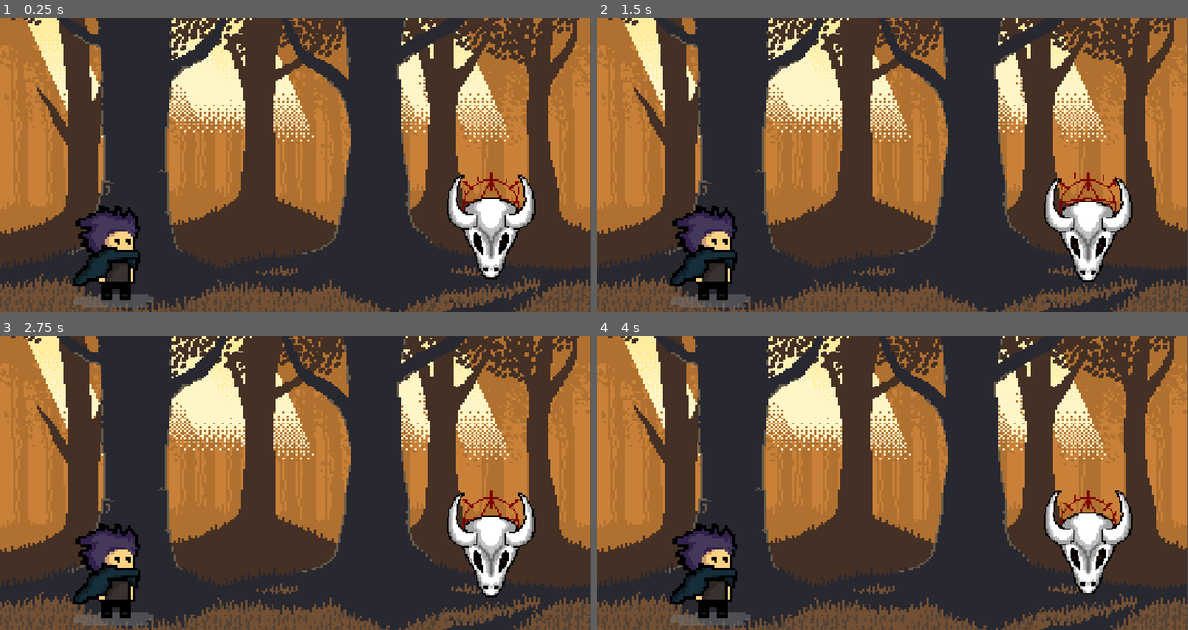
Above: before the commit, frames 1-4 (two rows, left to right).
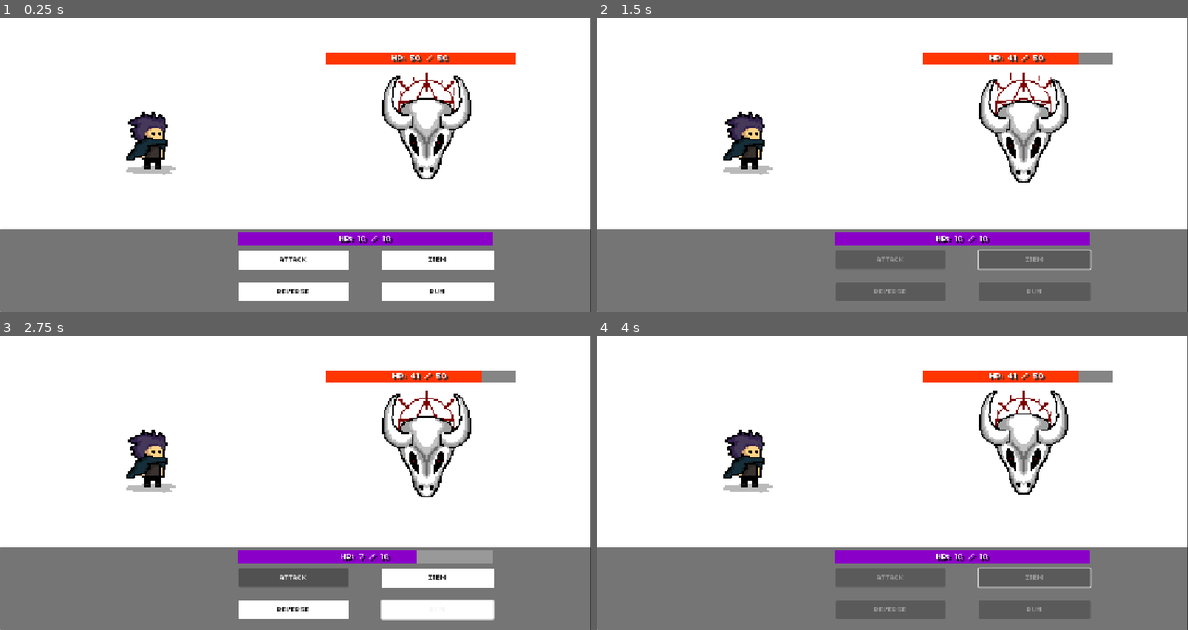
Above: after the commit, the same moments.

Repository: MDigga/GameVarJam
Game: Godot game, scene res://scenes/src/battle.tscn
Same seed, same stepped clock (60 frames per second), same inputs: the game is played once before the commit and once after it. This scene is started directly instead of the project's main scene.
Inputs (mouse positions are in pixels of both pictures, inside the frame that each line leads up to):
- Up to frame 1 (0.25 s): no input
- Up to frame 2 (1.5 s): click (892, 259) at 0.5 s, where only the run after the commit has a clickable "ATTACK"; tap Enter (ui_accept) at 1.25 s; hold Right (right) from 1.28 s (still down)
- Up to frame 3 (2.75 s): tap Enter (ui_accept) at 1.52, 2.27 s; release Right (right) at 2.03 s; hold Down (down) from 2.03 s (still down)
- Up to frame 4 (4 s): release Down (down) at 2.75 s; click (1034, 577) at 2.75 s, where only the run after the commit has a clickable "ITEM"; hold Right (right) from 3.53 s (still down)

The runs differ from the first frame. In frame 1, 99% of the frame differs, in the area x 0-100%, y 0-100%; in frame 2, 99%; in frame 3, 99%; in frame 4, 99%.

Commit message:
Reverted battle scene

Diff:
--- a/scenes/src/battle.tscn
+++ b/scenes/src/battle.tscn
@@ -1,8 +1,11 @@
 [gd_scene format=3 uid="uid://bfworhvvjwvjd"]
 
-[ext_resource type="Texture2D" uid="uid://b8vvk08784aid" path="res://assets/images/background/forest_background.png" id="1_q3ami"]
+[ext_resource type="Script" uid="uid://bk2i2a2hwb0m" path="res://scripts/battle.gd" id="1_lqisg"]
+[ext_resource type="Texture2D" uid="uid://dkgmqss3fj6cb" path="res://assets/images/background/white.png" id="1_snas4"]
 [ext_resource type="Texture2D" uid="uid://dovib5dxvhtms" path="res://assets/images/things/zariel_Boss.png" id="2_dg228"]
 [ext_resource type="Texture2D" uid="uid://babtlwjuf2mj6" path="res://assets/images/player/David_idle_3.png" id="3_dg228"]
+[ext_resource type="FontFile" uid="uid://cgdoluxypsy5" path="res://assets/fonts/04B_03__.TTF" id="3_tv4lo"]
+[ext_resource type="Texture2D" uid="uid://sbfwpbtobiua" path="res://assets/images/things/attacks.png" id="5_lqisg"]
 
 [sub_resource type="AtlasTexture" id="AtlasTexture_q3ami"]
 atlas = ExtResource("2_dg228")
@@ -47,6 +50,12 @@
 "speed": 5.0
 }]
 
+[sub_resource type="StyleBoxFlat" id="StyleBoxFlat_g4v7s"]
+bg_color = Color(0.5227242, 0.5227243, 0.5227241, 1)
+
+[sub_resource type="StyleBoxFlat" id="StyleBoxFlat_yf5fn"]
+bg_color = Color(1, 0.21176471, 0, 1)
+
 [sub_resource type="AtlasTexture" id="AtlasTexture_lm72g"]
 atlas = ExtResource("3_dg228")
 region = Rect2(0, 0, 64, 64)
@@ -97,6 +106,57 @@
 "speed": 5.0
 }]
 
+[sub_resource type="AtlasTexture" id="AtlasTexture_sltpd"]
+atlas = ExtResource("5_lqisg")
+region = Rect2(256, 64, 64, 64)
+
+[sub_resource type="AtlasTexture" id="AtlasTexture_r0uq2"]
+atlas = ExtResource("5_lqisg")
+region = Rect2(192, 64, 64, 64)
+
+[sub_resource type="AtlasTexture" id="AtlasTexture_urqbx"]
+atlas = ExtResource("5_lqisg")
+region = Rect2(128, 64, 64, 64)
+
+[sub_resource type="AtlasTexture" id="AtlasTexture_8i4d0"]
+atlas = ExtResource("5_lqisg")
+region = Rect2(64, 64, 64, 64)
+
+[sub_resource type="AtlasTexture" id="AtlasTexture_1oqyg"]
+atlas = ExtResource("5_lqisg")
+region = Rect2(0, 64, 64, 64)
+
+[sub_resource type="SpriteFrames" id="SpriteFrames_57qmd"]
+animations = [{
+"frames": [{
+"duration": 1.0,
+"texture": SubResource("AtlasTexture_sltpd")
+}, {
+"duration": 1.0,
+"texture": SubResource("AtlasTexture_r0uq2")
+}, {
+"duration": 1.0,
+"texture": SubResource("AtlasTexture_urqbx")
+}, {
+"duration": 1.0,
+"texture": SubResource("AtlasTexture_8i4d0")
+}, {
+"duration": 1.0,
+"texture": SubResource("AtlasTexture_1oqyg")
+}],
+"loop": 0,
+"name": &"default",
+"speed": 8.0
+}]
+
+[sub_resource type="StyleBoxFlat" id="StyleBoxFlat_57qmd"]
+
+[sub_resource type="StyleBoxFlat" id="StyleBoxFlat_d0u6y"]
+bg_color = Color(0.5401144, 0.0022592575, 0.7882845, 1)
+
+[sub_resource type="StyleBoxFlat" id="StyleBoxFlat_snas4"]
+bg_color = Color(1, 1, 1, 1)
+
 [node name="Battle" type="Control" unique_id=258725910]
 layout_mode = 3
 anchors_preset = 15
@@ -104,21 +164,173 @@
 anchor_bottom = 1.0
 grow_horizontal = 2
 grow_vertical = 2
+script = ExtResource("1_lqisg")
 
 [node name="Background" type="TextureRect" parent="." unique_id=1016676568]
 layout_mode = 0
 offset_right = 1180.0
 offset_bottom = 590.0
-texture = ExtResource("1_q3ami")
-
-[node name="Enemy" type="AnimatedSprite2D" parent="." unique_id=1018460420]
-position = Vector2(982.00006, 439.00003)
+texture = ExtResource("1_snas4")
+
+[node name="VBoxContainer" type="VBoxContainer" parent="." unique_id=1888269379]
+layout_mode = 1
+anchors_preset = 15
+anchor_right = 1.0
+anchor_bottom = 1.0
+offset_left = 651.0
+offset_top = 69.0
+offset_right = -150.19995
+offset_bottom = -193.0
+grow_horizontal = 2
+grow_vertical = 2
+
+[node name="Enemy" type="AnimatedSprite2D" parent="VBoxContainer" unique_id=1018460420]
+position = Vector2(202, 171)
 scale = Vector2(2.9650002, 2.9650002)
 sprite_frames = SubResource("SpriteFrames_g4v7s")
 autoplay = "default"
 
-[node name="Player" type="AnimatedSprite2D" parent="." unique_id=468563466]
-position = Vector2(224, 474)
-scale = Vector2(5.234375, 5.234375)
+[node name="EnemyHealthBar" type="ProgressBar" parent="VBoxContainer" unique_id=1462514568]
+custom_minimum_size = Vector2(0, 24)
+layout_mode = 2
+theme_override_colors/font_color = Color(0.9490196, 0.9490196, 0.9490196, 0)
+theme_override_styles/background = SubResource("StyleBoxFlat_g4v7s")
+theme_override_styles/fill = SubResource("StyleBoxFlat_yf5fn")
+value = 50.0
+
+[node name="EnemyHP" type="Label" parent="VBoxContainer/EnemyHealthBar" unique_id=2142182078]
+layout_mode = 1
+anchors_preset = 15
+anchor_right = 1.0
+anchor_bottom = 1.0
+grow_horizontal = 2
+grow_vertical = 2
+theme_override_colors/font_shadow_color = Color(0.19793725, 0.19793722, 0.19793722, 1)
+theme_override_constants/shadow_offset_x = 4
+theme_override_constants/shadow_offset_y = 4
+theme_override_fonts/font = ExtResource("3_tv4lo")
+theme_override_font_sizes/font_size = 18
+text = "HP: 25 / 50"
+horizontal_alignment = 1
+vertical_alignment = 1
+
+[node name="PlayerPanel" type="Panel" parent="." unique_id=1161888566]
+layout_mode = 1
+anchors_preset = 12
+anchor_top = 1.0
+anchor_right = 1.0
+anchor_bottom = 1.0
+offset_top = -166.0
+grow_horizontal = 2
+grow_vertical = 0
+
+[node name="Player" type="AnimatedSprite2D" parent="PlayerPanel" unique_id=468563466]
+position = Vector2(300, -174)
+scale = Vector2(3.170898, 3.170898)
 sprite_frames = SubResource("SpriteFrames_yf5fn")
 autoplay = "default"
+
+[node name="AttackAnimation" type="AnimatedSprite2D" parent="PlayerPanel/Player" unique_id=400142042]
+visible = false
+position = Vector2(170.9295, -1.8922086)
+sprite_frames = SubResource("SpriteFrames_57qmd")
+frame = 4
+frame_progress = 1.0
+
+[node name="PlayerHealthBar" type="ProgressBar" parent="PlayerPanel" unique_id=122695046]
+layout_mode = 1
+anchors_preset = -1
+anchor_left = 0.24000001
+anchor_top = 0.28300002
+anchor_right = 0.527
+anchor_bottom = 0.446
+offset_left = 192.31998
+offset_top = -39.978004
+offset_right = 363.086
+offset_bottom = -40.036003
+grow_horizontal = 2
+grow_vertical = 2
+theme_override_colors/font_color = Color(0.9490196, 0.9490196, 0.9490196, 0)
+theme_override_styles/background = SubResource("StyleBoxFlat_57qmd")
+theme_override_styles/fill = SubResource("StyleBoxFlat_d0u6y")
+value = 60.0
+
+[node name="PlayerHP" type="Label" parent="PlayerPanel/PlayerHealthBar" unique_id=240898310]
+layout_mode = 1
+anchors_preset = 15
+anchor_right = 1.0
+anchor_bottom = 1.0
+grow_horizontal = 2
+grow_vertical = 2
+theme_override_colors/font_shadow_color = Color(0, 0, 0, 1)
+theme_override_constants/shadow_offset_x = 4
+theme_override_constants/shadow_offset_y = 4
+theme_override_fonts/font = ExtResource("3_tv4lo")
+theme_override_font_sizes/font_size = 18
+text = "HP: 6 / 10"
+horizontal_alignment = 1
+vertical_alignment = 1
+
+[node name="AttackButton" type="Button" parent="PlayerPanel" unique_id=1542609947]
+layout_mode = 1
+anchors_preset = -1
+anchor_left = 0.601
+anchor_top = 0.066
+anchor_right = 0.698
+anchor_bottom = 0.289
+offset_left = -233.38202
+offset_top = 32.044
+offset_right = -128.03601
+offset_bottom = 32.026
+theme_override_colors/font_color = Color(0, 0, 0, 1)
+theme_override_fonts/font = ExtResource("3_tv4lo")
+theme_override_styles/normal = SubResource("StyleBoxFlat_snas4")
+text = "ATTACK"
+
+[node name="ItemButton" type="Button" parent="PlayerPanel" unique_id=985338756]
+layout_mode = 1
+anchors_preset = -1
+anchor_left = 0.754
+anchor_top = 0.066
+anchor_right = 0.851
+anchor_bottom = 0.289
+offset_left = -128.22803
+offset_top = 32.044
+offset_right = -18.882019
+offset_bottom = 32.026
+theme_override_colors/font_color = Color(0, 0, 0, 1)
+theme_override_fonts/font = ExtResource("3_tv4lo")
+theme_override_styles/normal = SubResource("StyleBoxFlat_snas4")
+text = "ITEM"
+
+[node name="RunButton" type="Button" parent="PlayerPanel" unique_id=1492126692]
+layout_mode = 1
+anchors_preset = -1
+anchor_left = 0.754
+anchor_top = 0.45200002
+anchor_right = 0.851
+anchor_bottom = 0.675
+offset_left = -128.22803
+offset_top = 31.967995
+offset_right = -18.882019
+offset_bottom = 31.949997
+theme_override_colors/font_color = Color(0, 0, 0, 1)
+theme_override_fonts/font = ExtResource("3_tv4lo")
+theme_override_styles/normal = SubResource("StyleBoxFlat_snas4")
+text = "RUN"
+
+[node name="ReverseButton" type="Button" parent="PlayerPanel" unique_id=1085513249]
+layout_mode = 1
+anchors_preset = -1
+anchor_left = 0.601
+anchor_top = 0.45200002
+anchor_right = 0.698
+anchor_bottom = 0.675
+offset_left = -232.38202
+offset_top = 31.967995
+offset_right = -128.03601
+offset_bottom = 31.949997
+theme_override_colors/font_color = Color(0, 0, 0, 1)
+theme_override_fonts/font = ExtResource("3_tv4lo")
+theme_override_styles/normal = SubResource("StyleBoxFlat_snas4")
+text = "REVERSE"
